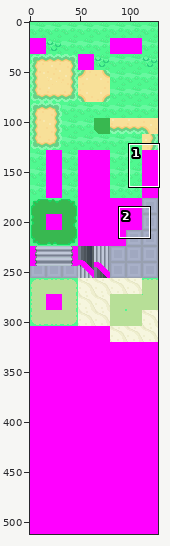
Two versions of one sprite sheet, tiles/outdoor_jubilife/bottom.png. The picture above shows the old version from afar; the outline marks the close-up.
Close-up. As it was:
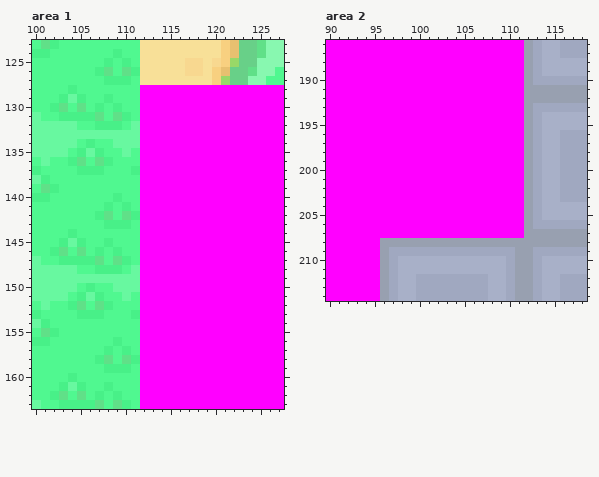
The file is 128x512 pixels. Shown: area 1: x 100..127, y 123..163; area 2: x 90..118, y 186..214.
After:
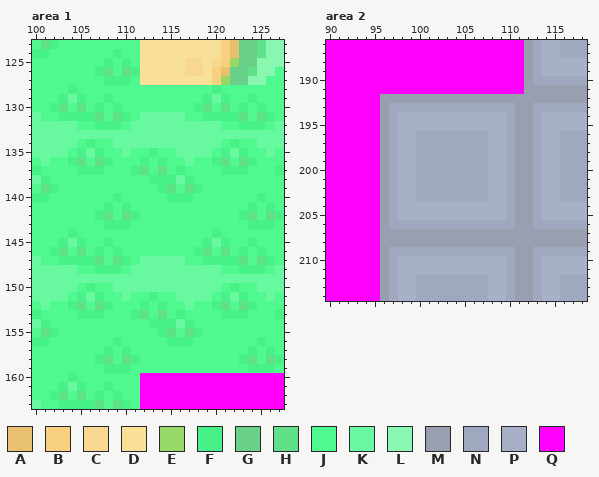
Palette (. is transparent): A #e8c070  B #f8d080  C #f8d890  D #f8e098  E #98d868  F #48f088  G #68d088  H #60e088  J #50f890  K #68f8a0  L #88f8b0  M #98a0b0  N #a0a8c0  P #a8b0c8  Q #ff00ff
Change:
Changed rows in their new state; - is an unchanged pixel.
Area 1:
first column x 112:
128 JJJJJJJJFJJJJJJJ
129 JJJJJJJFKFJJFJJJ
130 JJJJJJFHJHJFJFJJ
131 KKKKKJJFFFFHJHFJ
132 KKKKKKKKKJJFFFJK
133 KKKKKKKKKKKKKKKK
134 KKKKKKKKKJFJJKKK
135 JFJJKKKKJFKFJJKJ
136 FJFJJKJJFHJHFJJJ
137 HJHJFJJJJFFFJJJF
138 JFFFKFJJJJJJJJJJ
139 JJFHJHFJJJJJJJJJ
140 JJJFFFJJJJJJJFJJ
141 JJJJJJJJJJJJFJFJ
142 JJJJJJJJJJJFHJHF
143 JJJJJJJJJJJJFFFJ
144 JJJJJJJJFJJJJJJJ
145 JJJJJJJFKFJJFJJJ
146 JJJJJJFHJHJFJFJJ
147 KKKKKJJFFFFHJHFJ
148 KKKKKKKKKJJFFFJK
149 KKKKKKKKKKKKKKKK
150 KKKKKKKKKJFJJKKK
151 JFJJKKKKJFKFJJKJ
152 FJFJJKJJFHJHFJJJ
153 HJHJFJJJJFFFJJJF
154 JFFFKFJJJJJJJJJJ
155 JJFHJHFJJJJJJJJJ
156 JJJFFFJJJJJJJFJJ
157 JJJJJJJJJJJJFJFJ
158 JJJJJJJJJJJFHJHF
159 JJJJJJJJJJJJFFFJ
Area 2:
first column x 96:
192 MMMMMMMMMMMMMMMM
193 MNNNNNNNNNNNNNNM
194 MNPPPPPPPPPPPPNM
195 MNPPPPPPPPPPPPNM
196 MNPPNNNNNNNNPPNM
197 MNPPNNNNNNNNPPNM
198 MNPPNNNNNNNNPPNM
199 MNPPNNNNNNNNPPNM
200 MNPPNNNNNNNNPPNM
201 MNPPNNNNNNNNPPNM
202 MNPPNNNNNNNNPPNM
203 MNPPNNNNNNNNPPNM
204 MNPPPPPPPPPPPPNM
205 MNPPPPPPPPPPPPNM
206 MNNNNNNNNNNNNNNM
207 MMMMMMMMMMMMMMMM
Pixel boxes of the changes (left, top, right, bottom) in both close-ups:
changed: (140, 85, 284, 373)
changed: (380, 94, 524, 238)
